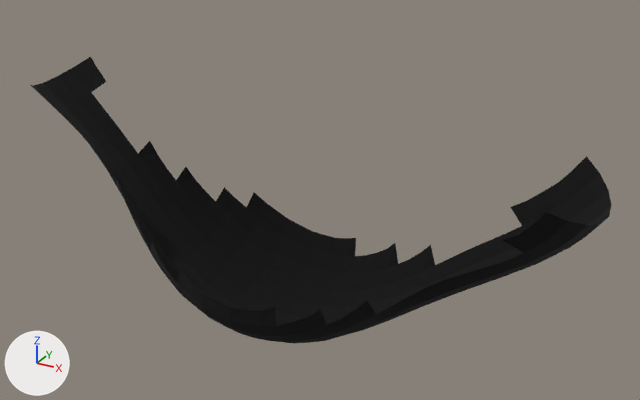
The OBJ model QS_project/data/Remeshing/tunel_inv_2/tunel_inv_2_Remeshed.obj: old version first, new version second.
Before and after are seen from a 50 mm lens placed at (2.882, -5.25, 5.264), pointed at (0.418, -0.77, 3.024). Arrows for +X, +Y and +Z are at lower left; the lights stay in place. Where no turn or scale is listed for an object, it has been applied to the vertices.

Names of what the first picture shows: 'tunel_inv_2_Remeshed'.
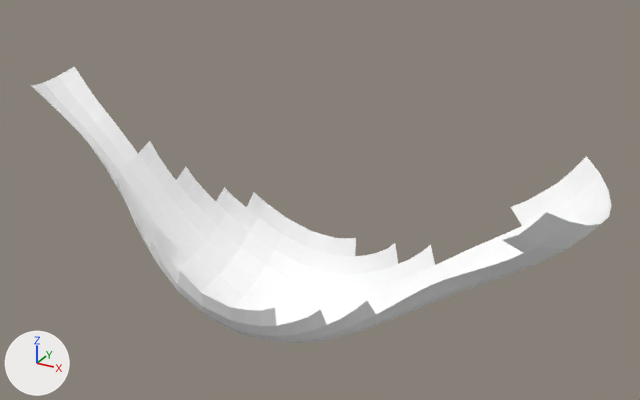
What differs and where, as boxes [x1, y1, x2, y2] in the pictures (640 x 400 px):
'tunel_inv_2_Remeshed', reshaped: before [31, 57, 611, 343]; after [31, 67, 611, 343]
part 1 of me_tunel_inv_2_remeshed, deleted (black): before [75, 57, 107, 92]
part 2 of me_tunel_inv_2_remeshed, recoloured (black to white): [31, 67, 611, 343] in both

Edits to the bpy script that builds the scene:
```text
Add mat_diffuse_0_0_0_255_002:
    mat_diffuse_0_0_0_255_002 = principled_material('diffuse_0_0_0_255.002')
    mat_diffuse_0_0_0_255_002.base_color = (1.0, 1.0, 1.0)  # white #ffffff
    mat_diffuse_0_0_0_255_002.roughness = 1.0
Change me_tunel_inv_2_remeshed:
    used by ob_tunel_inv_2_remeshed; location = (0.0, 0.0, 0.0)
    verts and faces of me_tunel_inv_2_remeshed; kept vertices keep their numbers, new ones are numbered from 388
    before: 294 (-1.45, -0.79, 3.55) at pixel (82, 79), 295 (-1.53, -0.78, 3.63) at pixel (74, 66), 311 (-1.38, -0.8, 3.47) at pixel (91, 92), 357 (-1.43, -0.71, 3.7) at pixel (90, 56), 374 (-1.27, -0.75, 3.55) at pixel (106, 81)
    before: 375 (-1.36, -0.73, 3.62) at pixel (98, 69)
    remove me_tunel_inv_2_remeshed.from_pydata(...)  # 388 vertices, 330 faces; spans x -1.61..2.18, y -1.44..-0.37, z 2.09..3.7
    add me_tunel_inv_2_remeshed.from_pydata(...)  # 385 vertices, 328 faces; spans x -1.61..2.18, y -1.44..-0.37, z 2.09..3.63
    me_tunel_inv_2_remeshed part 1
    add delete_vertices([357, 374, 375])  # with the faces that use them
    me_tunel_inv_2_remeshed part 2: 328 faces spanning x -1.61..2.18, y -1.44..-0.37, z 2.09..3.63 switch from mat_diffuse_0_0_0_255 (black #000000) to mat_diffuse_0_0_0_255_002 (white #ffffff)
```
